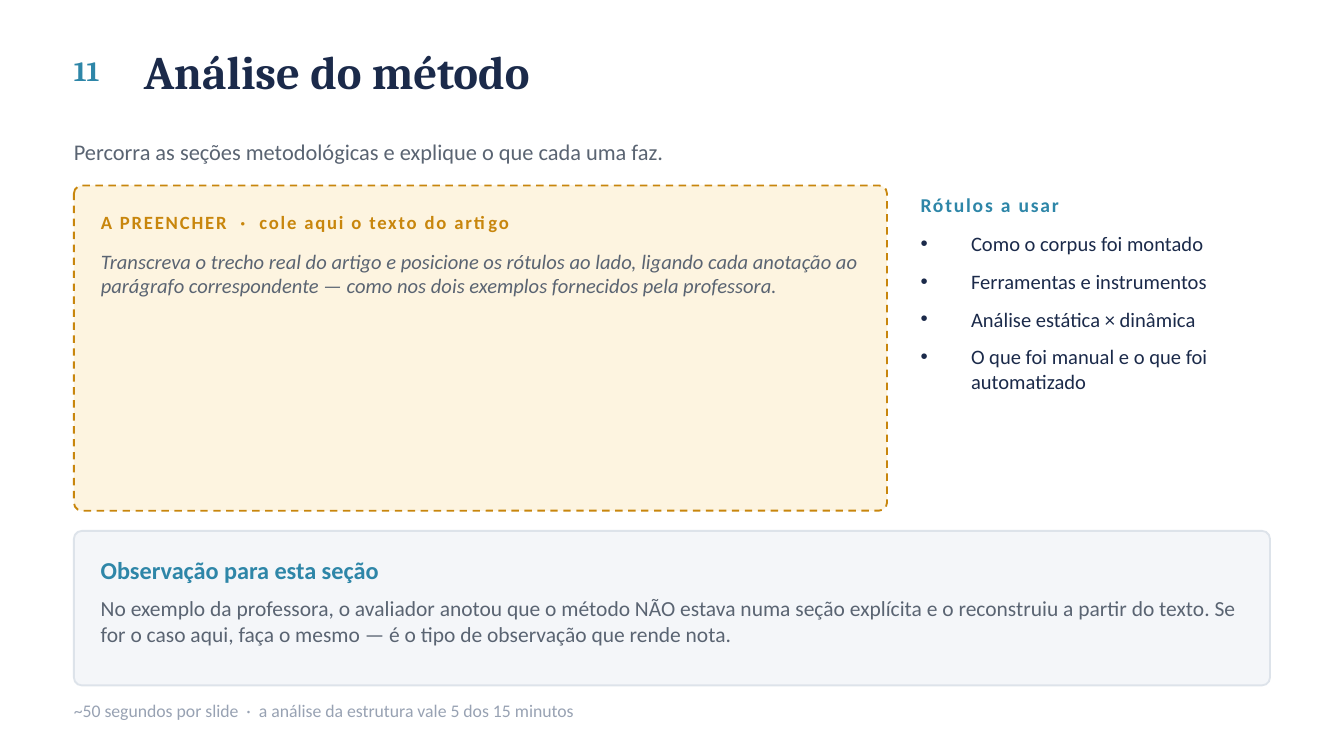
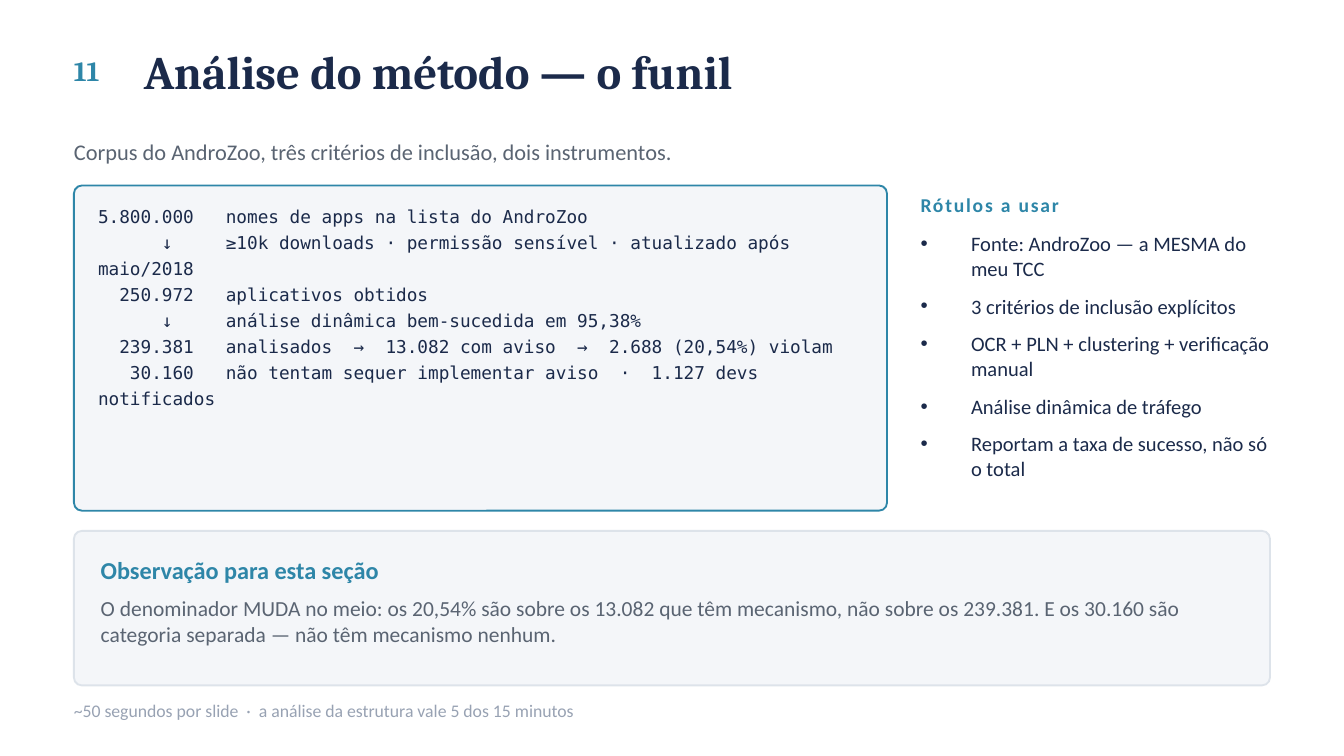
Before and after one commit to ClaudioAMF1/TCC, a slide deck: slide 12 of seminario/seminario-analise-de-artigo.pptx. Drawn at 1344x756 pixels with LibreOffice and Linux fonts; fonts in the diff are those of the drawing. Boxes give left, top, right and bottom in pixels: in the first picture for what was removed or moved away, otherwise in the second. Text is boxed around its words. In the diff, an @@ line names an element or a change of style, - is before the commit and + after.

```diff
--- a/seminario/seminario-analise-de-artigo.pptx
+++ b/seminario/seminario-analise-de-artigo.pptx
@@ text at box(144, 55, 733, 90): text changed @@
-Análise do método
+Análise do método — o funil
@@ text at box(74, 144, 671, 164): text changed @@
-Percorra as seções metodológicas e explique o que cada uma faz.
+Corpus do AndroZoo, três critérios de inclusão, dois instrumentos.
@@ rounded rectangle at box(74, 185, 887, 511): fill #FDF4E0 to #F4F6F9; outline #C8860D 1 pt dashed to #2E86A8 1 pt @@
@@ text added at box(98, 209, 833, 406), 9.5 pt, text #1B2A4A @@
+5.800.000 nomes de apps na lista do AndroZoo
+↓ ≥10k downloads · permissão sensível · atualizado após maio/2018
+250.972 aplicativos obtidos
+↓ análise dinâmica bem-sucedida em 95,38%
+239.381 analisados → 13.082 com aviso → 2.688 (20,54%) violam
+30.160 não tentam sequer implementar aviso · 1.127 devs notificados
@@ text removed at box(101, 216, 447, 232) @@
-A PREENCHER · cole aqui o texto do artigo
@@ text at box(971, 236, 1269, 476): text changed @@
-• Como o corpus foi montado
-• Ferramentas e instrumentos
-• Análise estática × dinâmica
-• O que foi manual e o que foi automatizado
+• Fonte: AndroZoo — a MESMA do meu TCC
+• 3 critérios de inclusão explícitos
+• OCR + PLN + clustering + verificação manual
+• Análise dinâmica de tráfego
+• Reportam a taxa de sucesso, não só o total
@@ text removed at box(101, 254, 857, 297) @@
-Transcreva o trecho real do artigo e posicione os rótulos ao lado, ligando cada anotação ao parágrafo correspondente — como nos dois exemplos fornecidos pela professora.
@@ text at box(101, 601, 1179, 646): text changed @@
-No exemplo da professora, o avaliador anotou que o método NÃO estava numa seção explícita e o reconstruiu a partir do texto. Se for o caso aqui, faça o mesmo — é o tipo de observação que rende nota.
+O denominador MUDA no meio: os 20,54% são sobre os 13.082 que têm mecanismo, não sobre os 239.381. E os 30.160 são categoria separada — não têm mecanismo nenhum.
```
Also in this commit, not shown: 8 other slides changed, 3 other files.
